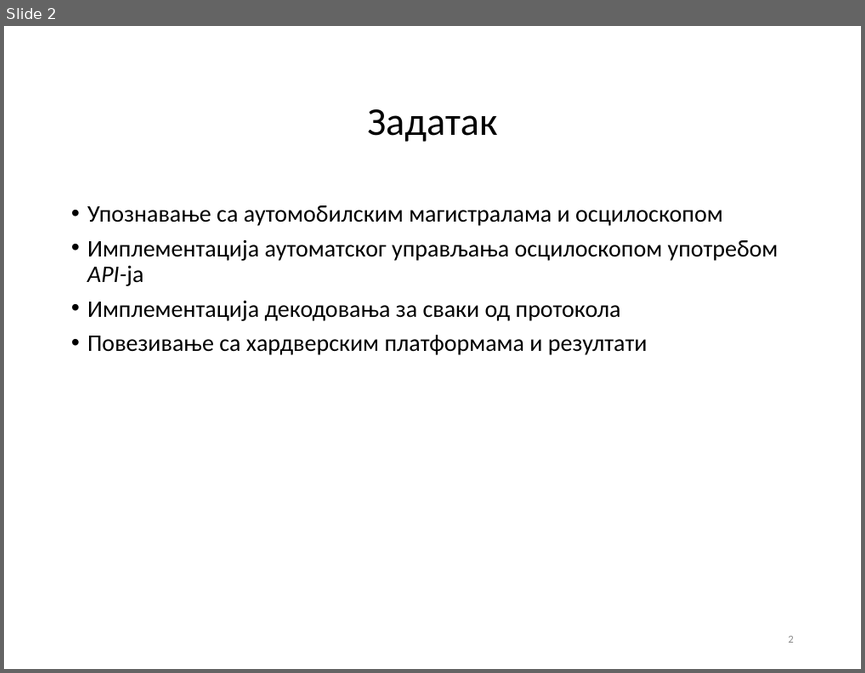
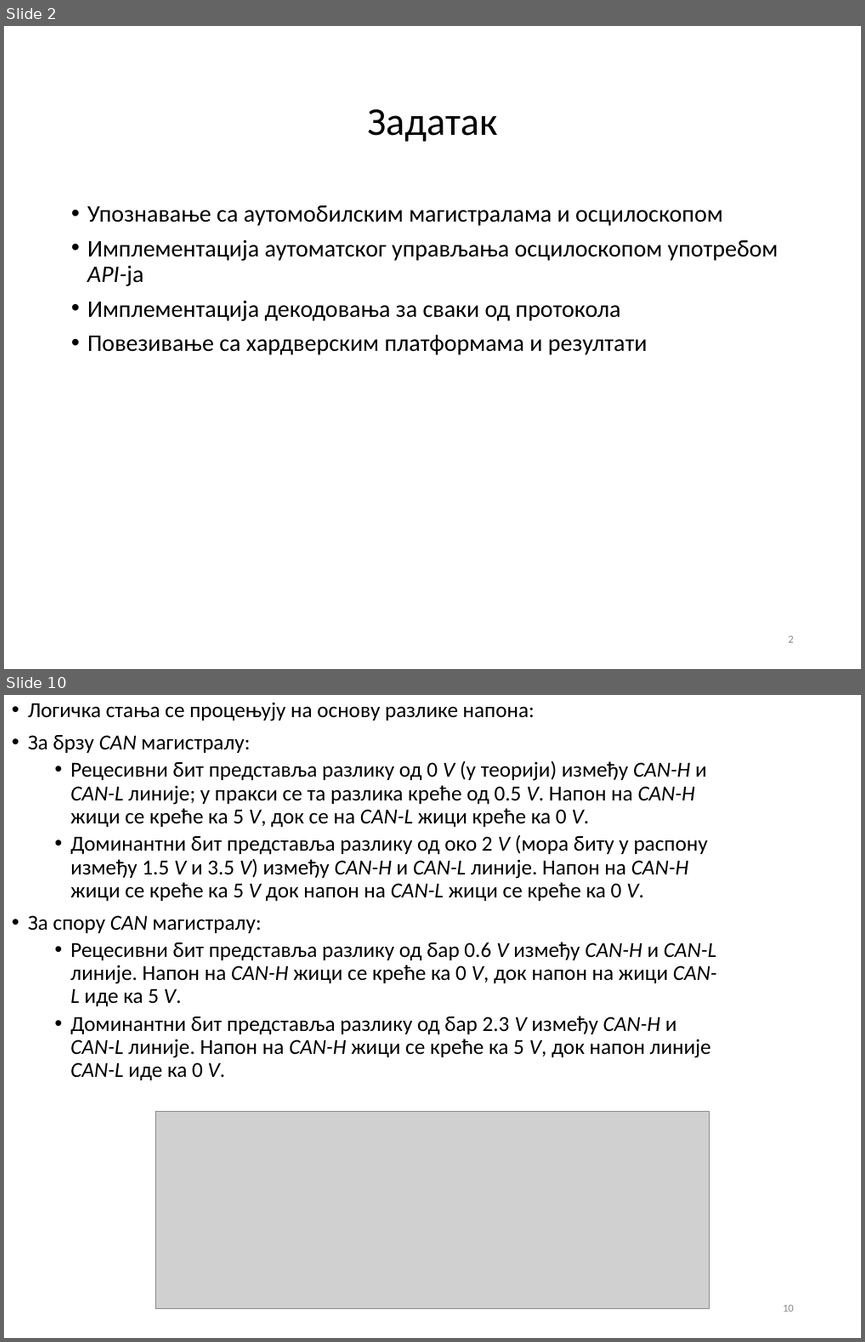
Before and after one commit to fjasic/bsc, a slide deck: documentation/Filip_Jasic_RA46-2014-prezentacija.ppt. Shown one above the other, each under a label of ours: slide 2 before the commit, slides 2 and 10 after it; the slides between them are not shown. The pictures are 865x673 and 865x1342 pixels, drawn with LibreOffice and Linux fonts; fonts in the diff are those of the drawing; grey boxes stand for pictures; background and template pictures are left out. Boxes give left, top, right and bottom in pixels: in the first picture for what was removed or moved away, otherwise in the second. Text is boxed around its words. In the diff, an @@ line names an element or a change of style, - is before the commit and + after.

```diff
--- a/documentation/Filip_Jasic_RA46-2014-prezentacija.ppt
+++ b/documentation/Filip_Jasic_RA46-2014-prezentacija.ppt
@@ slide 10 added at (4, 695, 861, 1338), background #FFFFFF @@
@@ text added at (28, 702, 717, 1080), 18 pt, text #000000 @@
+• Логичка стања се процењују на основу разлике напона:
+• За брзу CAN магистралу:
+  • Рецесивни бит представља разлику од 0 V (у теорији) између CAN-H и CAN-L линије; у пракси се та разлика креће од 0.5 V. Напон на CAN-H жици се креће ка 5 V, док се на CAN-L жици креће ка 0 V.
+  • Доминантни бит представља разлику од око 2 V (мора биту у распону између 1.5 V и 3.5 V) између CAN-H и CAN-L линије. Напон на CAN-H жици се креће ка 5 V док напон на CAN-L жици се креће ка 0 V.
+• За спору CAN магистралу:
+  • Рецесивни бит представља разлику од бар 0.6 V између CAN-H и CAN-L линије. Напон на CAN-H жици се креће ка 0 V, док напон на жици CAN-L иде ка 5 V.
+  • Доминантни бит представља разлику од бар 2.3 V између CAN-H и CAN-L линије. Напон на CAN-H жици се креће ка 5 V, док напон линије CAN-L иде ка 0 V.
@@ picture added at (155, 1111, 710, 1309) @@
@@ page number added at (783, 1304, 794, 1311), 9 pt, text #898989 @@
+10
```
Also in this commit, not shown: 3 slides changed, 8 other slides added, 7 slides removed, 5 other files.
